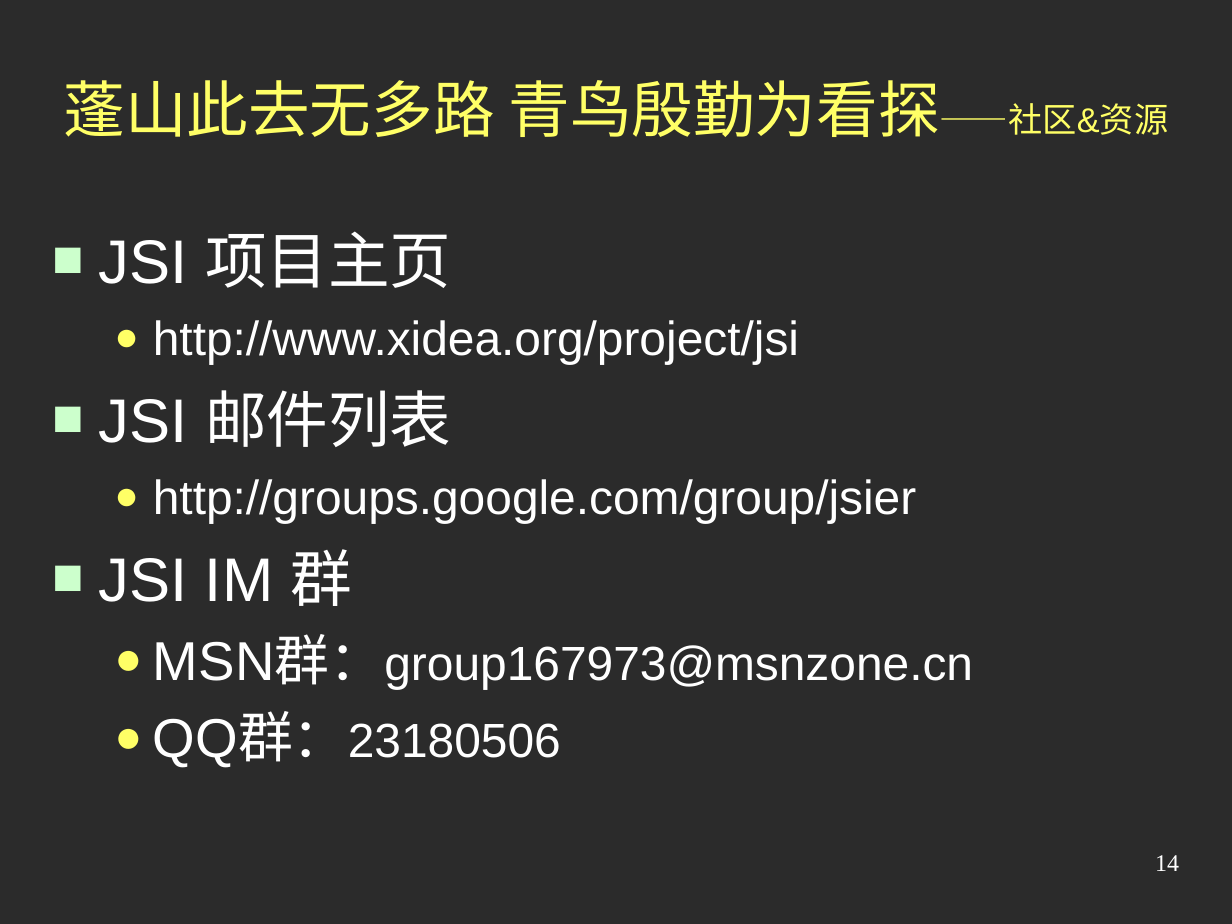
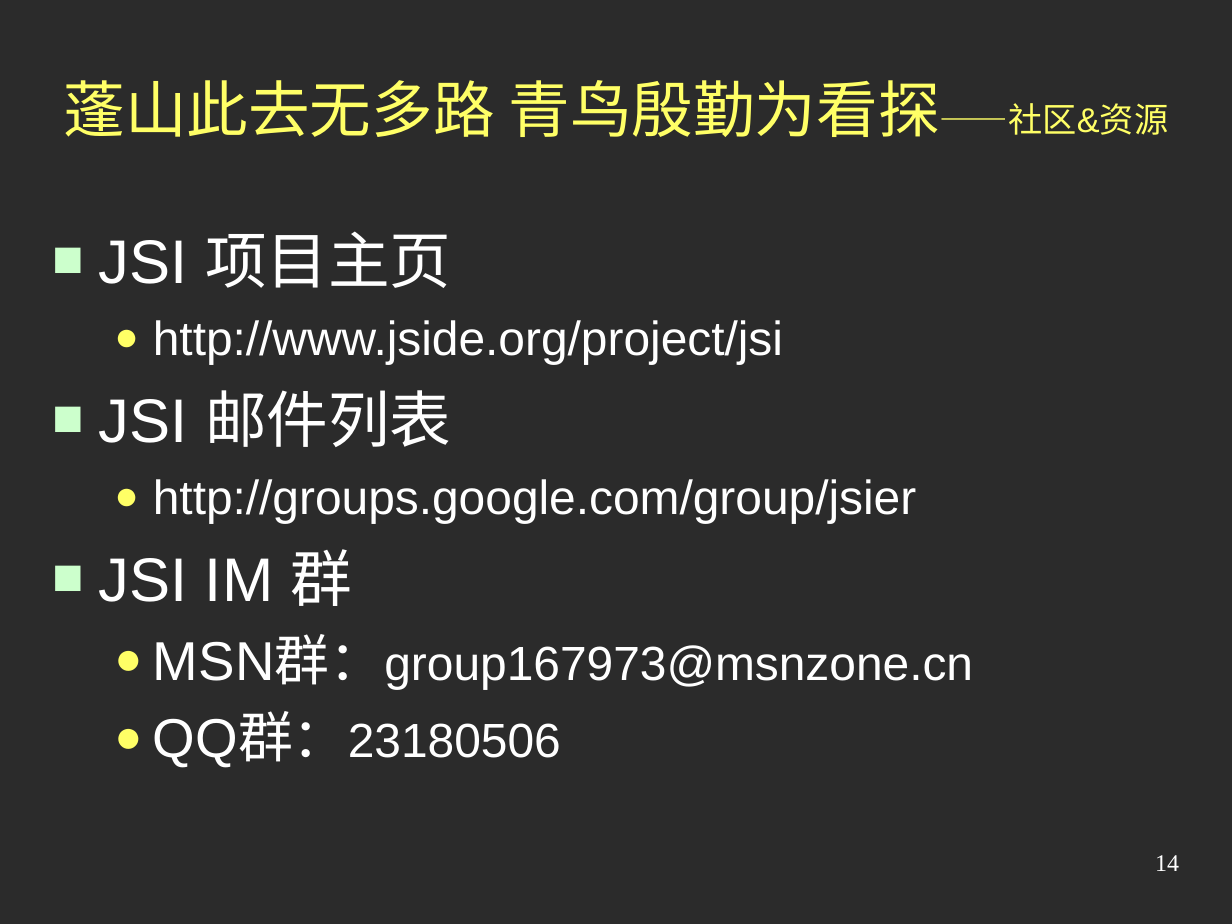
Before and after one commit to austgl/jsi, a slide deck: slide 14 of JSI2/web/doc/Preview2.ppt. Drawn at 1232x924 pixels with LibreOffice and Linux fonts; fonts in the diff are those of the drawing; background and template pictures are left out; a plain dark background stands for a picture behind light text. Boxes give left, top, right and bottom in pixels: in the first picture for what was removed or moved away, otherwise in the second. Text is boxed around its words. In the diff, an @@ line names an element or a change of style, - is before the commit and + after.

```diff
--- a/JSI2/web/doc/Preview2.ppt
+++ b/JSI2/web/doc/Preview2.ppt
@@ text at (153, 320, 783, 364): text changed @@
-  ● http://www.xidea.org/project/jsi
+  ● http://www.jside.org/project/jsi
```
Also in this commit, not shown: 5 other slides changed, 5 other files.
